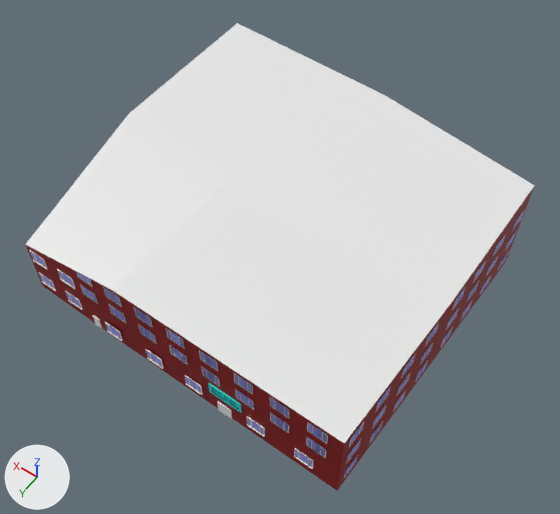
An edit to the FBX model Assets/Models/Saint Mary's Island/KingstonStreetHouse5.fbx, drawn before and after from the same camera.
Both versions are drawn from a camera (50 mm lens) standing at (-38.7, 52.1, 76.0) and looking at (-2.8, 1.9, -2.8). The lights are fixed; the arrows at lower left show +X, +Y and +Z. Where no turn or scale is listed for an object, it has been applied to the vertices. Vertices at the same position are counted once.

In view in the first picture: 'KingstonStreetFlatComplex', 'Window', 'Window.001', 'Window.002', 'Window.003', 'Window.004', 'Window.005', 'Window.006', 'Window.007', 'Window.008', 'Window.012', 'Window.013', 'Window.018'.
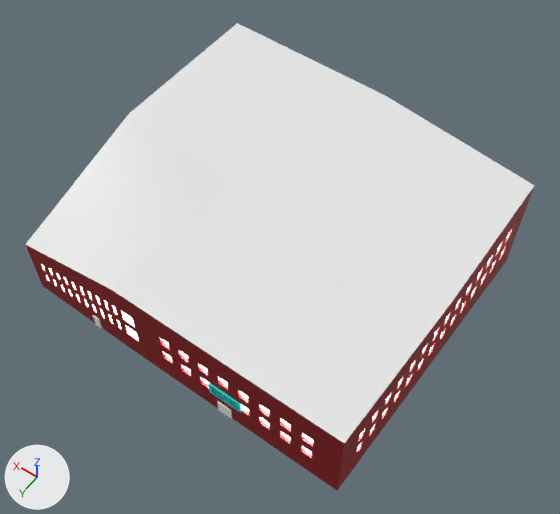
The change, as a list of edits to the scene's bpy script:
```text
Add mat_material:
    mat_material = principled_material('Material')
    mat_material.base_color = (0.8, 0.8, 0.8)  # white #e7e7e7
    mat_material.metallic = 1.0
    mat_material.roughness = 0.0
    mat_material.emission_strength = 25.0
Change me_vert_010:
    used by ob_kingstonstreetflatcomplex; location = (0.0, 0.0, 0.0)
    remove me_vert_010.from_pydata(...)  # 16 vertices, 11 faces; spans x -26.1..23.1, y -23.6..21.8, z -7.9..7.1
    add me_vert_010.from_pydata(...)  # 2365 vertices, 2285 faces; spans x -26.1..23.1, y -23.6..21.8, z -7.9..7.1
    me_vert_010 part 1: 2349 vertices added at x -26.1..23.1, y -23.6..21.8, z -7.9..7.1
    add me_vert_010.materials.append(mat_material)  # white #e7e7e7
Remove ob_window_008:
    ob_window_008 = bpy.data.objects.new('Window.008', me_window_085)
    ob_window_008.location = (-26.6, -1.4, -6.3)
Remove ob_window_002:
    ob_window_002 = bpy.data.objects.new('Window.002', me_window_002)
    ob_window_002.location = (15.5, 21.2, -6.3)
Remove ob_window_006:
    ob_window_006 = bpy.data.objects.new('Window.006', me_window_084)
    ob_window_006.location = (-25.4, 19.6, -6.3)
Remove ob_window_012:
    ob_window_012 = bpy.data.objects.new('Window.012', me_window_012)
    ob_window_012.location = (-4.5, 21.7, -6.3)
Remove ob_window_007:
    ob_window_007 = bpy.data.objects.new('Window.007', me_window_007)
    ob_window_007.location = (1.6, 21.7, -6.3)
Remove ob_window_018:
    ob_window_018 = bpy.data.objects.new('Window.018', me_window_018)
    ob_window_018.location = (-20.2, 21.7, -6.3)
Remove ob_window:
    ob_window = bpy.data.objects.new('Window', me_window)
    ob_window.location = (20.5, 21.1, -1.7)
Remove ob_window_003:
    ob_window_003 = bpy.data.objects.new('Window.003', me_window_003)
    ob_window_003.location = (15.5, 21.2, -1.7)
Remove ob_window_005:
    ob_window_005 = bpy.data.objects.new('Window.005', me_window_005)
    ob_window_005.location = (8.2, 21.7, -6.3)
Remove ob_window_001:
    ob_window_001 = bpy.data.objects.new('Window.001', me_window_001)
    ob_window_001.location = (20.5, 21.1, -6.3)
Remove ob_window_004:
    ob_window_004 = bpy.data.objects.new('Window.004', me_window_083)
    ob_window_004.location = (11.5, 23.0, 2.1)
Remove ob_window_013:
    ob_window_013 = bpy.data.objects.new('Window.013', me_window_013)
    ob_window_013.location = (-13.6, 21.7, -6.3)
```

Location of each change, [x1, y1, x2, y2] in pixels of the pictures (560 x 514 px):
'Window.004', deleted
    before: [77, 272, 328, 458]
'Window.006', deleted
    before: [344, 323, 439, 478]
'Window.008', deleted
    before: [440, 209, 525, 348]
'Window.018', deleted
    before: [294, 448, 313, 469]
'Window.013', deleted
    before: [247, 416, 265, 437]
'Window.012', deleted
    before: [185, 375, 203, 395]
'Window.007', deleted
    before: [146, 349, 164, 369]
'Window.003', deleted
    before: [57, 269, 75, 289]
'Window.005', deleted
    before: [105, 322, 123, 341]
'Window', deleted
    before: [30, 250, 47, 269]
'Window.002', deleted
    before: [65, 291, 83, 310]
'Window.001', deleted
    before: [39, 272, 56, 291]
part 1 of me_vert_010, added
    after: [25, 23, 535, 490]
